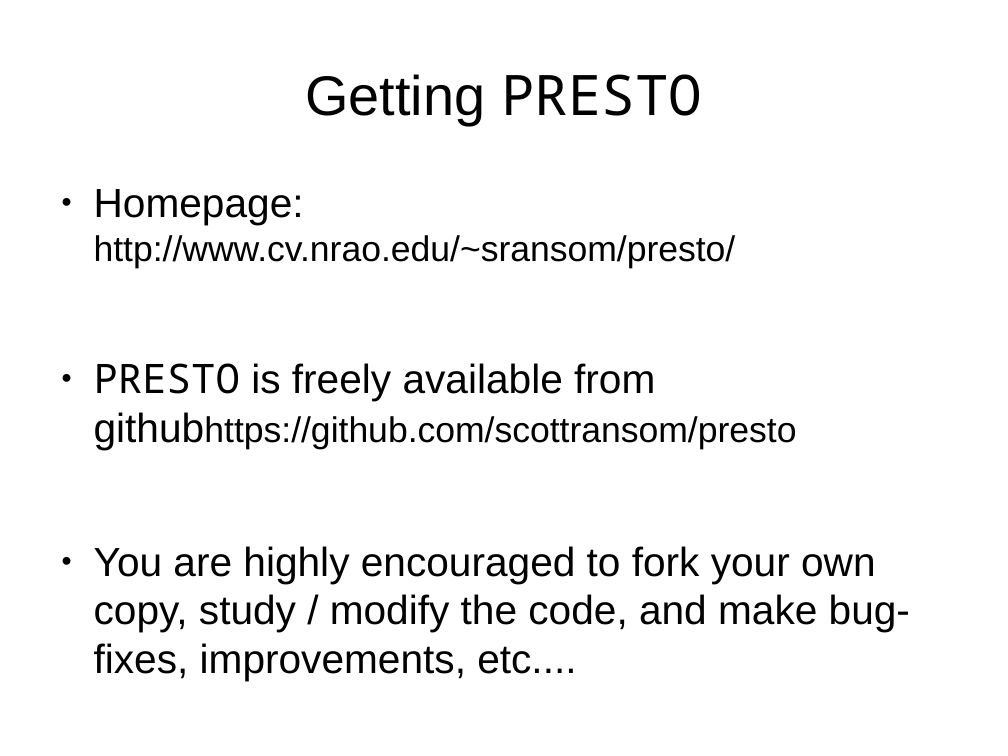
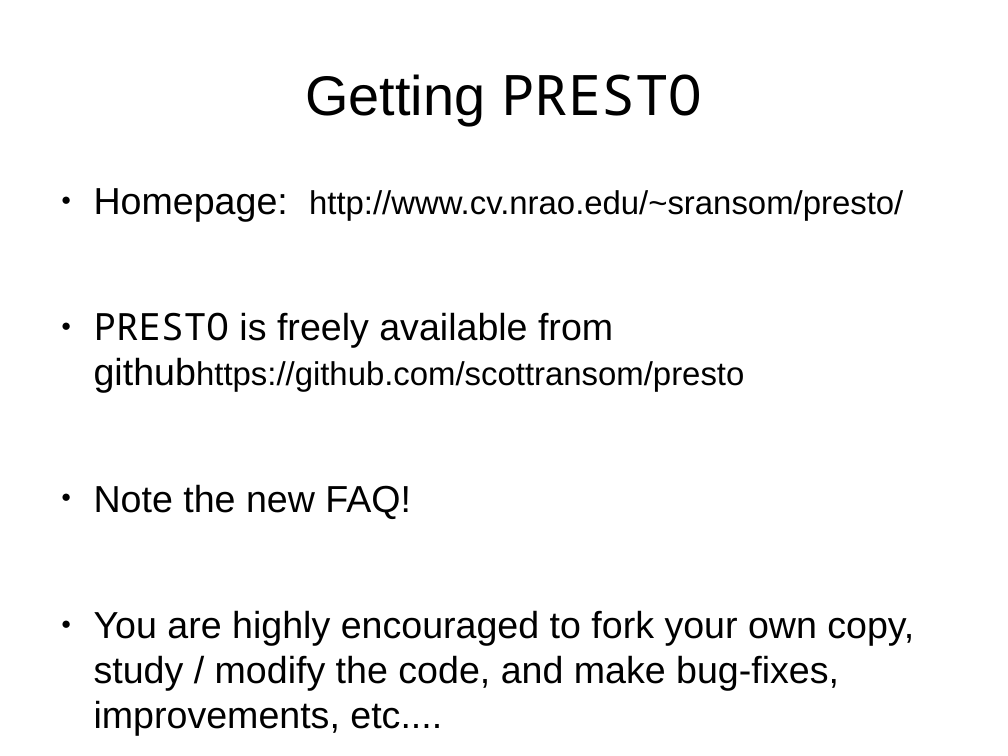
Before and after one commit to scottransom/presto, a slide deck: slide 2 of docs/PRESTO_search_tutorial.odp. Drawn at 1008x756 pixels with LibreOffice and Linux fonts; fonts in the diff are those of the drawing. Boxes give left, top, right and bottom in pixels: in the first picture for what was removed or moved away, otherwise in the second. Text is boxed around its words. In the diff, an @@ line names an element or a change of style, - is before the commit and + after.

```diff
--- a/docs/PRESTO_search_tutorial.odp
+++ b/docs/PRESTO_search_tutorial.odp
@@ text at bbox=[94, 188, 914, 690]: size 32 to 29.6 pt in "Homepage:", "PRESTO is freely available from githubhttps://github.com/sco ...", "You are highly encouraged to fork your ..."; size 28 to 25.9 pt in "http://www.cv.nrao.edu/~sransom/presto/", "githubhttps://github.com/scottransom/presto" @@
@@ text at bbox=[94, 484, 411, 519]: paragraph added @@
+● Note the new FAQ!
```
Also in this commit, not shown: 1 other slide changed, 2 other files.
